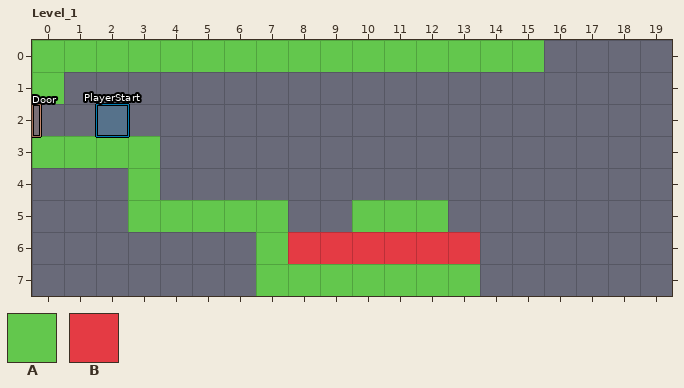
LDtk project, stored at ressources/main.ldtk. Above is the file before it was changed.
Cells are 8x8 px. Shown: Level_1 x 0..19, y 0..7. The commit also changed other parts of the map, which this record leaves out.
Key: from "Map_Information": A 1 "Collision", B 2 "Death".
_ is an empty cell.
Objects are placed by their top-left corner, in cells (3,4 is the top-left corner of cell 3,4); size is 1x1 cell unless given.
Layer "Map_Information" before, first column x 0:
0 AAAAAAAAAAAAAAAA____
1 A___________________
2 ____________________
3 AAAA________________
4 ___A________________
5 ___AAAAA__AAA_______
6 _______ABBBBBB______
7 _______AAAAAAA______
Objects on layer "Information" before:
"Door" rectangle at 0,2 size 0.2x1
"PlayerStart" rectangle at 2,2
And afterwards:
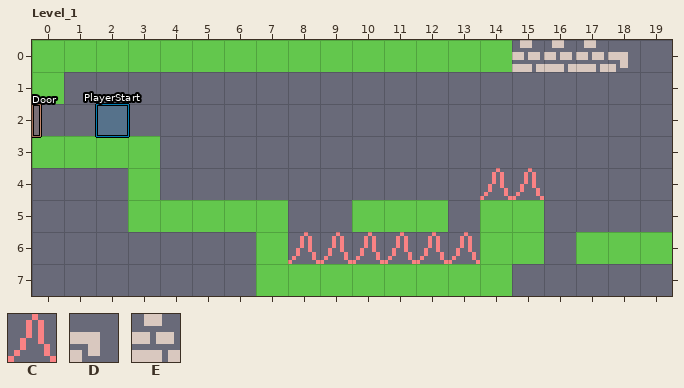
Further tiles: from "Main": C 148, D 186, E 221.
Commit message: wip: started spike collision
From old to new:
Layer "Ground":
There is now tile C in row 4 at x 14 to 15.
There is now tile D in row 0 at x 18.
There is now tile E in row 0 at x 16 to 17.
Layer "Information":
A new object: C "Spike" at 8,6.
A new object: C "Spike" at 9,6.
A new object: C "Spike" at 10,6.
A new object: C "Spike" at 11,6.
A new object: C "Spike" at 12,6.
A new object: C "Spike" at 13,6.
A new object: C "Spike" at 14,4.
A new object: C "Spike" at 15,4.
Layer "Map_Information":
There is now tile A in row 5 at x 14 to 15; in row 6 at x 14 to 15 and 17 to 19; in row 7 at x 14.
Tile A is gone in row 0 at x 15.
Tile B is gone in row 6 at x 8 to 13.
